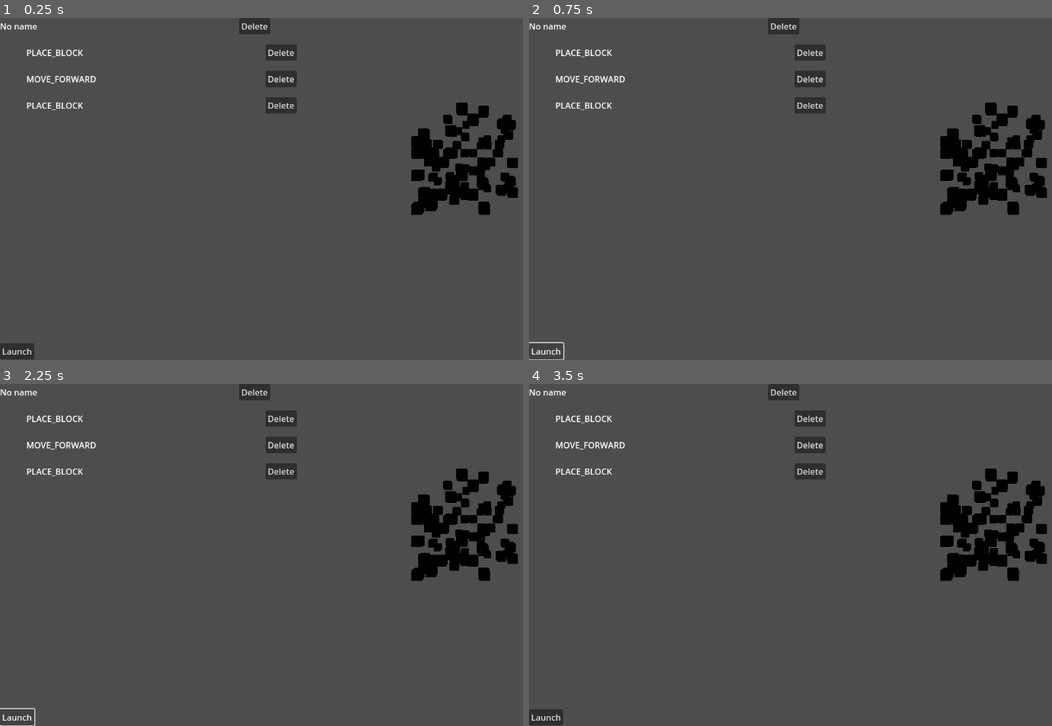
Above: before the commit, frames 1-4 (two rows, left to right).
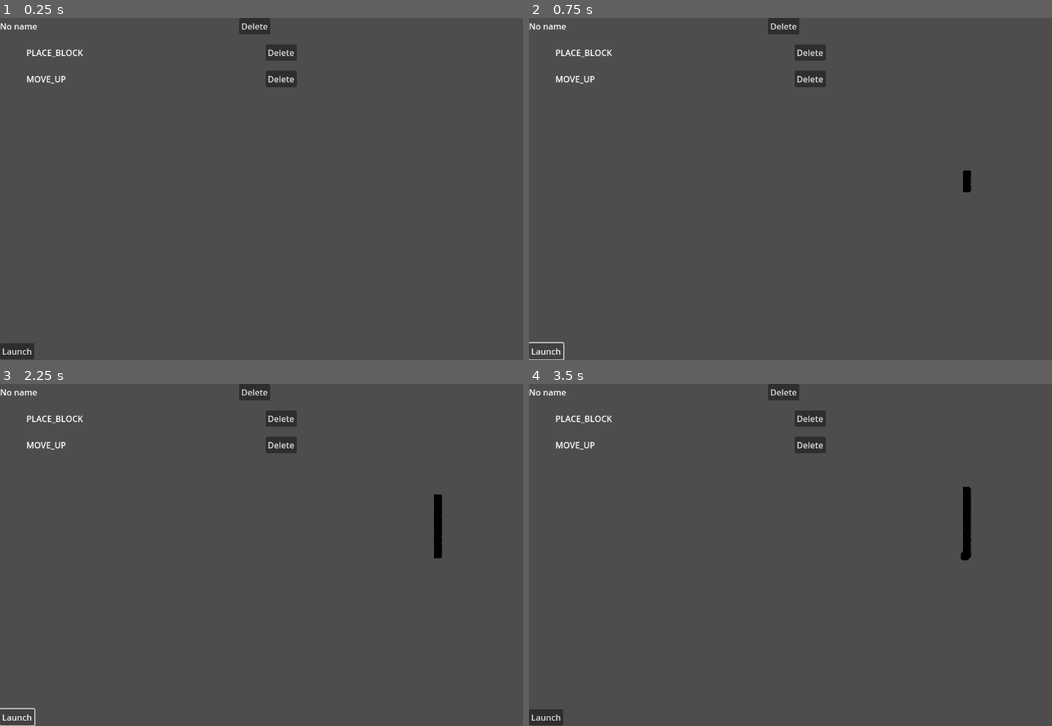
Above: after the commit, the same moments.

Repository: Crhonopost/Projet-jeu-serieux
Game: Godot game, scene res://scenes/level/current_level.tscn
Same seed, same stepped clock (60 frames per second), same inputs: the game is played once before the commit and once after it. This scene is started directly instead of the project's main scene.
Inputs (mouse positions are in pixels of both pictures, inside the frame that each line leads up to):
- Up to frame 1 (0.25 s): no input
- Up to frame 2 (0.75 s): click "Launch" at 0.5 s
- Up to frame 3 (2.25 s): click "Launch" at 1.25 s; click "Launch" at 2 s
- Up to frame 4 (3.5 s): tap Enter at 2.75 s; move the mouse to (968, 537) at 2.77 s; click (968, 537) at 2.92 s

The runs differ from the first frame. In frame 1, 3.8% of the frame differs, in the area x 5-100%, y 16-58%; in frame 2, 3.8%; in frame 3, 3.7%; in frame 4, 3.7%.

Commit message:
instructions followed by builder and sent to grid

Diff:
--- a/ebucilper/scenes/UI/coding_space.gd
+++ b/ebucilper/scenes/UI/coding_space.gd
@@ -15,5 +15,5 @@
 func _on_button_pressed() -> void:
 	emit_signal("launch")
 
-func retrieveInstructions() -> Array[Instruction.InstructionType]:
+func retrieveInstructions() -> Array[Instruction]:
 	return compiler.processInstructions(entryPoint.instructionResource)
--- a/ebucilper/scenes/UI/coding_space.tscn
+++ b/ebucilper/scenes/UI/coding_space.tscn
@@ -13,17 +13,13 @@
 
 [sub_resource type="Resource" id="Resource_r5p2t"]
 script = ExtResource("3_a6itc")
-type = 1
-metadata/_custom_type_script = "uid://cyysoo4jhjpub"
-
-[sub_resource type="Resource" id="Resource_f75ky"]
-script = ExtResource("3_a6itc")
+type = 2
 metadata/_custom_type_script = "uid://cyysoo4jhjpub"
 
 [sub_resource type="Resource" id="Resource_a6itc"]
 script = ExtResource("3_r5p2t")
 iterationCount = 3
-childs = Array[ExtResource("2_fn0c8")]([SubResource("Resource_vjcr8"), SubResource("Resource_r5p2t"), SubResource("Resource_f75ky")])
+childs = Array[ExtResource("2_fn0c8")]([SubResource("Resource_vjcr8"), SubResource("Resource_r5p2t")])
 metadata/_custom_type_script = "uid://cioni3f13iu1e"
 
 [node name="CodingSpace" type="Control"]
--- a/ebucilper/scenes/coding/compiler.gd
+++ b/ebucilper/scenes/coding/compiler.gd
@@ -2,21 +2,23 @@
 
 const InstructionType = Instruction.InstructionType
 
-func processInstructions(entryPoint: InstructionResource) -> Array[InstructionType]:
-    var res : Array[InstructionType]
+func processInstructions(entryPoint: InstructionResource) -> Array[Instruction]:
+	var res : Array[Instruction]
 
-    if(entryPoint is ExecutionInstructionResource):
-        return [entryPoint.type]
+	if(entryPoint is ExecutionInstructionResource):
+		var content := Instruction.new()
+		content.action = entryPoint.type
+		return [content]
 
-    elif(entryPoint is FlowInstructionResource):
-        var flowContent : Array[InstructionType]
-        for child in entryPoint.childs:
-            flowContent.append_array(processInstructions(child))
+	elif(entryPoint is FlowInstructionResource):
+		var flowContent : Array[Instruction]
+		for child in entryPoint.childs:
+			flowContent.append_array(processInstructions(child))
 
-        if(entryPoint is ForInstructionResource):
-            for i in entryPoint.iterationCount:
-                res.append_array(flowContent)
-        else:
-            res = flowContent
+		if(entryPoint is ForInstructionResource):
+			for i in entryPoint.iterationCount:
+				res.append_array(flowContent)
+		else:
+			res = flowContent
 
-    return res
+	return res
--- a/ebucilper/scenes/grid/builder.gd
+++ b/ebucilper/scenes/grid/builder.gd
@@ -16,6 +16,7 @@
 var buildingTime: int
 
 func _ready() -> void:
+	currentColor = Global.ColorsEnum.RED
 	pass
 
 func build(instructions : Array[Instruction]) -> bool:
@@ -26,7 +27,7 @@
 	return true
 
 func followInstruction(instruction : Instruction) -> bool:
-	var instructionResult: bool
+	var instructionResult: bool = true
 	match instruction.action:
 		InstructionType.PLACE_BLOCK:
 			placeBlock()
@@ -42,9 +43,10 @@
 			rotateRight()
 		InstructionType.CHANGE_COLOR:
 			changeColor(instruction.arguments["color"])
-	if !instructionResult:
-		return false
-	return true
+		_:
+			printerr("Unknown instruction type")
+			instructionResult = false
+	return instructionResult
 
 func placeBlock():
 	grid.placeBlock(cursorPosition, currentColor)
--- a/ebucilper/scenes/grid/gridViewer.gd
+++ b/ebucilper/scenes/grid/gridViewer.gd
@@ -7,11 +7,11 @@
 
 
 
-func _ready() -> void:
-	fillgrid(gridTarget,0.05)
-	fillgrid(gridEditor,0.05)
-	placeBlocs(gridTarget,true)
-	placeBlocs(gridEditor, false)
+# func _ready() -> void:
+	# fillgrid(gridTarget,0.05)
+	# fillgrid(gridEditor,0.05)
+	# placeBlocs(gridTarget,true)
+	# placeBlocs(gridEditor, false)
 
 
 func placeBlocs(gridResource : GridResource, isTransparent : bool) :
--- a/ebucilper/scenes/level/current_level.gd
+++ b/ebucilper/scenes/level/current_level.gd
@@ -1,6 +1,9 @@
 extends Control
 
+@onready var builder = $SubViewportContainer/SubViewport/Builder
 
 func _on_coding_space_launch() -> void:
-
-    $CodingSpace.retrieveInstructions()
+	var instructions = $CodingSpace.retrieveInstructions()
+	builder.grid = $SubViewportContainer/SubViewport/Grid.gridEditor
+	builder.build(instructions)
+	$SubViewportContainer/SubViewport/Grid.placeBlocs(builder.grid, false)
--- a/ebucilper/scenes/level/current_level.tscn
+++ b/ebucilper/scenes/level/current_level.tscn
@@ -1,8 +1,9 @@
-[gd_scene load_steps=4 format=3 uid="uid://b267yic7ui0nk"]
+[gd_scene load_steps=5 format=3 uid="uid://b267yic7ui0nk"]
 
 [ext_resource type="Script" uid="uid://b7c8bsgviwne6" path="res://scenes/level/current_level.gd" id="1_1n4kf"]
 [ext_resource type="PackedScene" uid="uid://c2i2xc75qwiwp" path="res://scenes/UI/coding_space.tscn" id="1_j3nmy"]
 [ext_resource type="PackedScene" uid="uid://bbyxw6eym1jvg" path="res://scenes/grid/ViewScene.tscn" id="2_1n4kf"]
+[ext_resource type="Script" uid="uid://cav7hgnw788c8" path="res://scenes/grid/builder.gd" id="4_7ehec"]
 
 [node name="CurrentLevel" type="Control"]
 layout_mode = 3
@@ -28,4 +29,7 @@
 
 [node name="Grid" parent="SubViewportContainer/SubViewport" instance=ExtResource("2_1n4kf")]
 
+[node name="Builder" type="Node3D" parent="SubViewportContainer/SubViewport"]
+script = ExtResource("4_7ehec")
+
 [connection signal="launch" from="CodingSpace" to="." method="_on_coding_space_launch"]
--- a/ebucilper/scripts/instruction.gd
+++ b/ebucilper/scripts/instruction.gd
@@ -2,5 +2,5 @@
 
 enum InstructionType {PLACE_BLOCK, MOVE_FORWARD, MOVE_UP, MOVE_DOWN, ROTATE_LEFT, ROTATE_RIGHT, CHANGE_COLOR}
 
-var action: Instruction
+var action: InstructionType
 var arguments: Dictionary
Not shown: 1 places in ebucilper/scenes/UI/coding_space.tscn that only renumber resources
